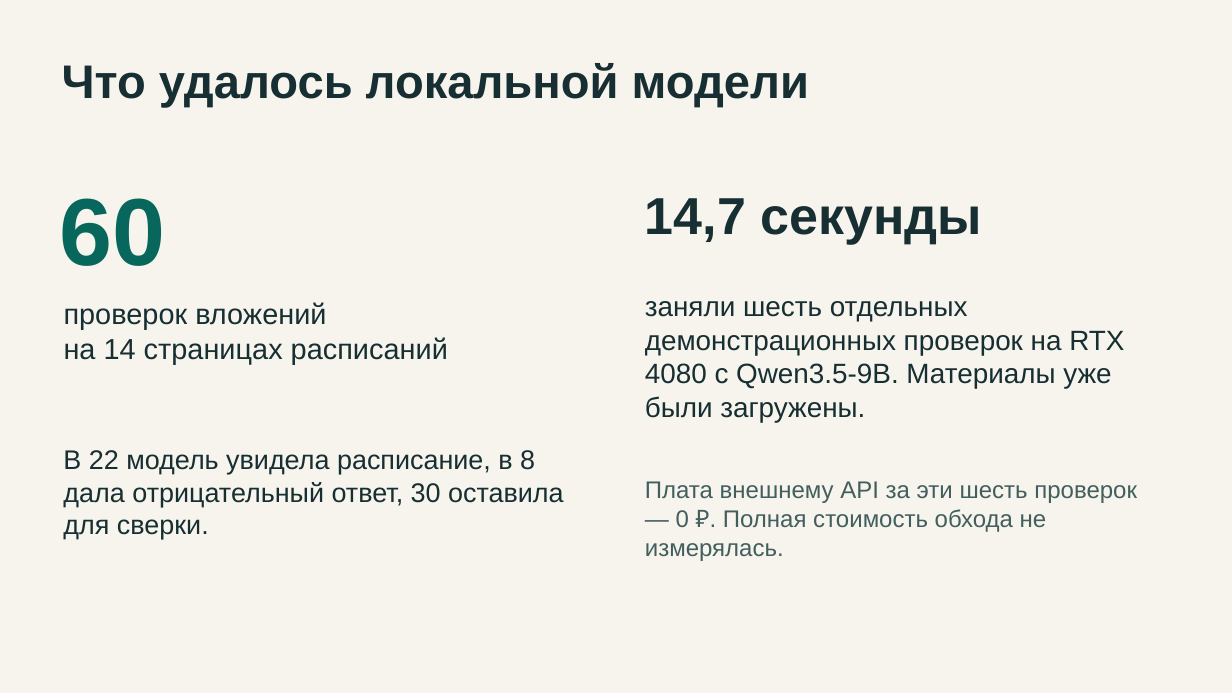
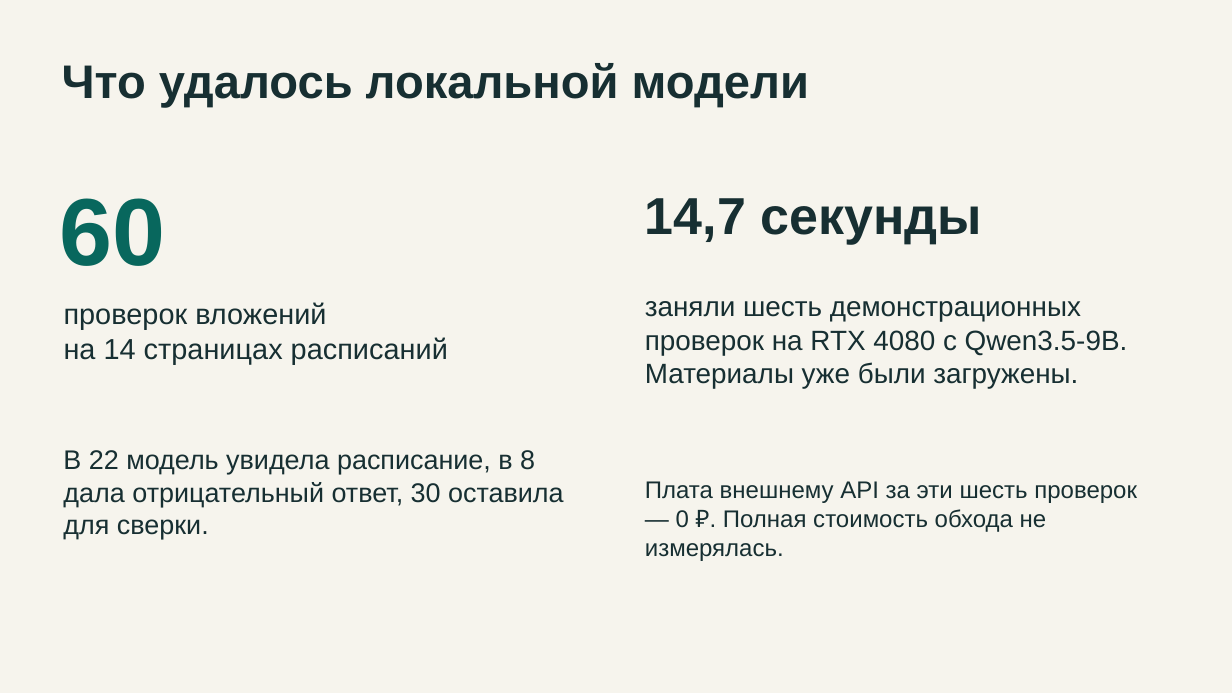
Before and after one commit to Dispite8death/Hackaton, a slide deck: slide 6 of Презентация/Аудит сайтов.pptx. Drawn at 1232x693 pixels with LibreOffice and Linux fonts; fonts in the diff are those of the drawing. Boxes give left, top, right and bottom in pixels: in the first picture for what was removed or moved away, otherwise in the second. Text is boxed around its words. In the diff, an @@ line names an element or a change of style, - is before the commit and + after.

```diff
--- a/Презентация/Аудит сайтов.pptx
+++ b/Презентация/Аудит сайтов.pptx
@@ text at box(645, 301, 1128, 388): text changed @@
-заняли шесть отдельных демонстрационных проверок на RTX 4080 с Qwen3.5-9B. Материалы уже были загружены.
+заняли шесть демонстрационных проверок на RTX 4080 с Qwen3.5-9B. Материалы уже были загружены.
@@ text "Плата внешнему API за эти ..." at box(645, 481, 1137, 561): text colour #425F5E to #172F32 @@
```
Also in this commit, not shown: 1 slide added, 2 other files.
